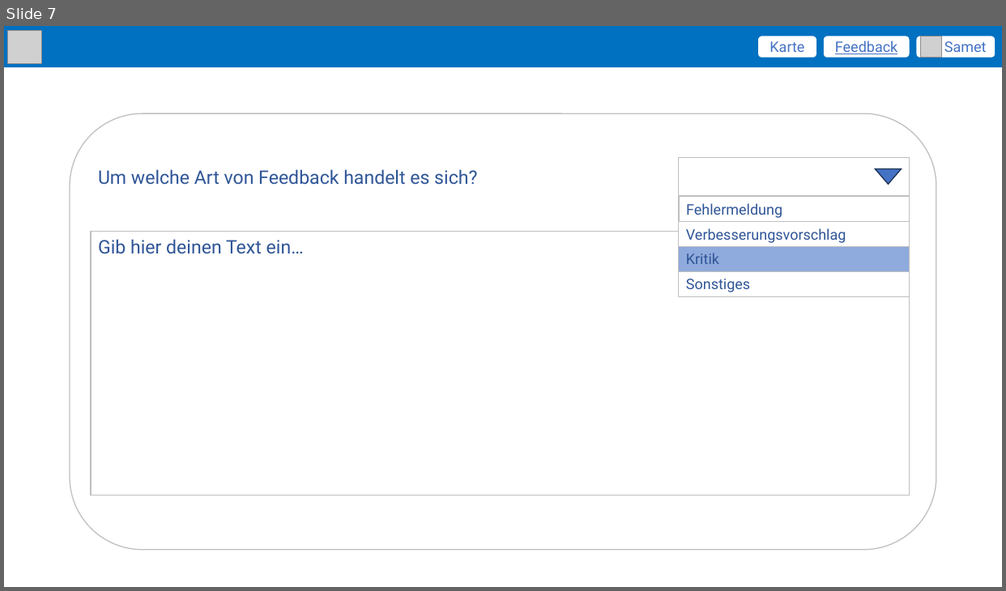
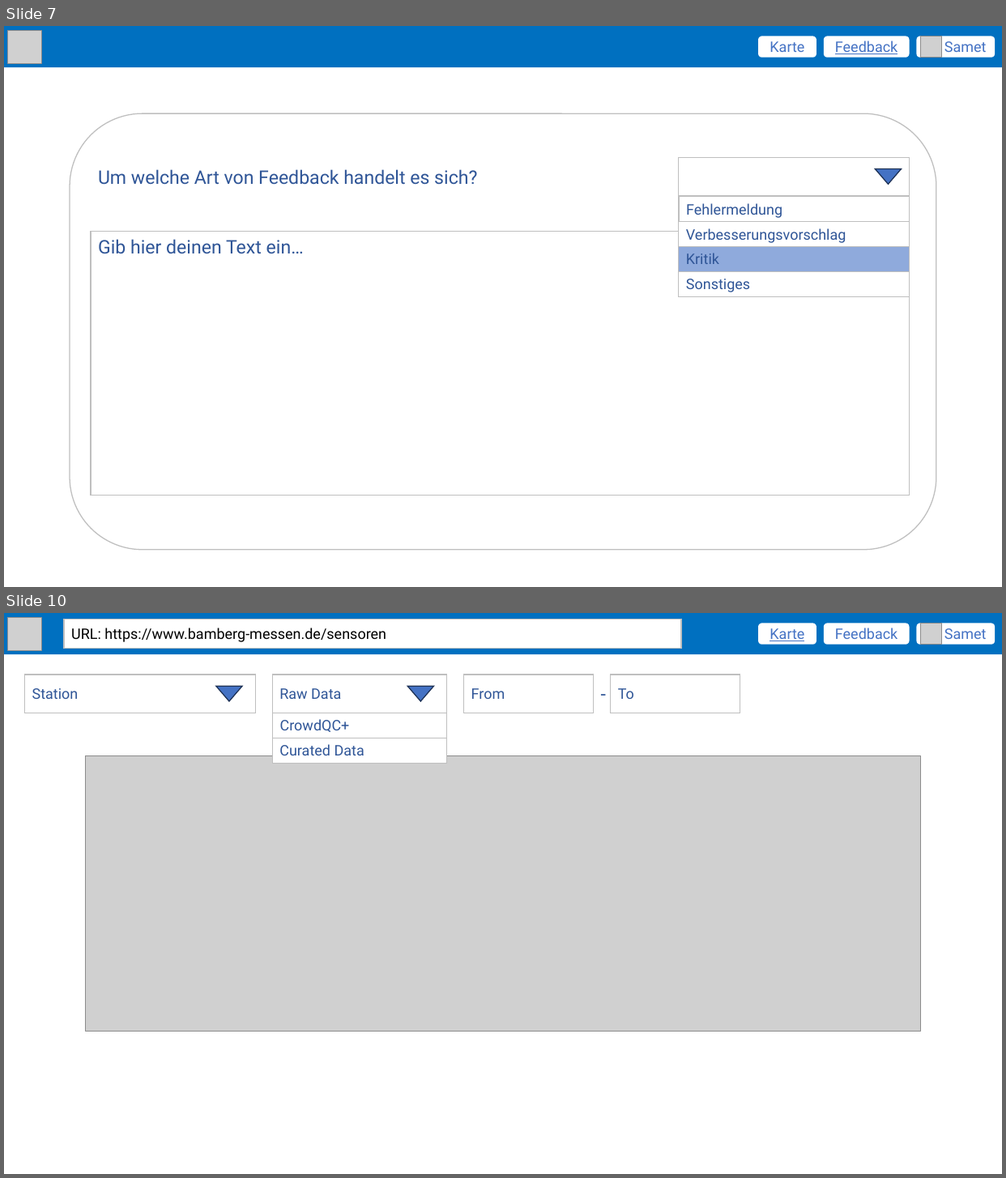
Before and after one commit to SamAkc/MasterThesis, a slide deck: presentations/mockup.pptx. Shown one above the other, each under a label of ours: slide 7 before the commit, slides 7 and 10 after it; the slides between them are not shown. The pictures are 1006x591 and 1006x1178 pixels, drawn with LibreOffice and Linux fonts; fonts in the diff are those of the drawing; grey boxes stand for pictures. Boxes give left, top, right and bottom in pixels: in the first picture for what was removed or moved away, otherwise in the second. Text is boxed around its words. In the diff, an @@ line names an element or a change of style, - is before the commit and + after.

```diff
--- a/presentations/mockup.pptx
+++ b/presentations/mockup.pptx
@@ slide 10 added at box(4, 613, 1002, 1174), background #FFFFFF @@
@@ rectangle added at box(4, 613, 1002, 654), fill #0070C0 @@
@@ picture added at box(8, 618, 41, 651) @@
@@ rectangle added at box(64, 619, 681, 648), fill #FFFFFF, outline #BFBFBF 1 pt, 14 pt, text #000000 @@
+URL: https://www.bamberg-messen.de/sensoren
@@ rounded rectangle added at box(759, 623, 817, 644), fill #FFFFFF, 14 pt, text #4472C4, underline @@
+Karte
@@ rounded rectangle added at box(824, 623, 909, 644), fill #FFFFFF, 14 pt, text #4472C4 @@
+Feedback
@@ rounded rectangle added at box(917, 623, 995, 644), fill #FFFFFF, 14 pt, text #4472C4 @@
+Samet
@@ picture added at box(921, 623, 942, 644) @@
@@ rectangle added at box(25, 675, 256, 713), fill #FFFFFF, outline #BFBFBF 1 pt, 14 pt, text #2F5597 @@
+Station
@@ rectangle added at box(273, 675, 447, 713), fill #FFFFFF, outline #BFBFBF 1 pt, 14 pt, text #2F5597 @@
+Raw Data
@@ rectangle added at box(463, 675, 593, 713), fill #FFFFFF, outline #BFBFBF 1 pt, 14 pt, text #2F5597 @@
+From
@@ text added at box(594, 679, 611, 709), 18 pt, text #2F5597 @@
+-
@@ rectangle added at box(611, 675, 740, 713), fill #FFFFFF, outline #BFBFBF 1 pt, 14 pt, text #2F5597 @@
+To
@@ flow chart merge added at box(216, 687, 242, 701), fill #4472C4, outline #1E3256 1 pt @@
@@ flow chart merge added at box(407, 687, 434, 701), fill #4472C4, outline #1E3256 1 pt @@
@@ rectangle added at box(273, 713, 447, 738), outline #BFBFBF 0.75 pt, 14 pt, text #2F5597 @@
+CrowdQC+
@@ picture added at box(86, 756, 921, 1032) @@
@@ rectangle added at box(273, 738, 447, 764), fill #FFFFFF, outline #BFBFBF 0.75 pt, 14 pt, text #2F5597 @@
+Curated Data
```
Also in this commit, not shown: 9 other slides added, 49 other files.
